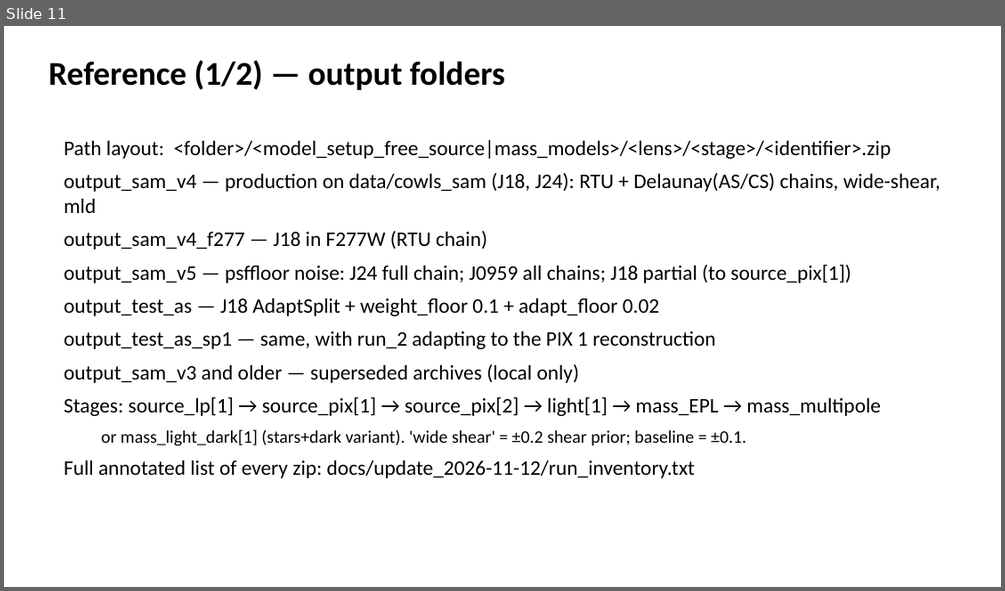
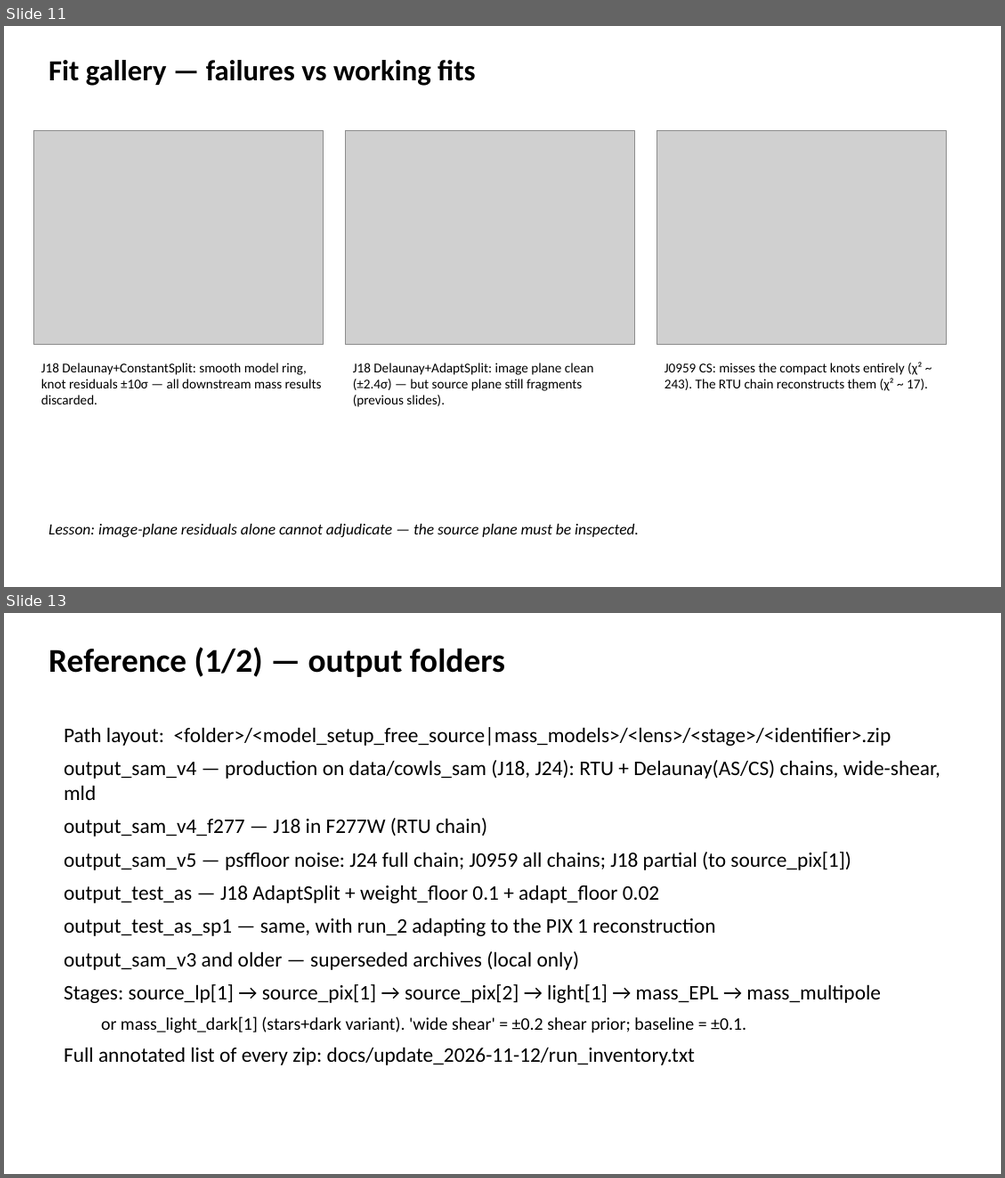
Before and after one commit to gravlensingcuhk/PyAutoLens-Project, a slide deck: docs/update_2026-11-12/cowls_status_2026-11-12.pptx. Shown one above the other, each under a label of ours: slide 11 before the commit, slides 11 and 13 after it; the slides between them are not shown. The pictures are 1005x591 and 1005x1178 pixels, drawn with LibreOffice and Linux fonts; fonts in the diff are those of the drawing; grey boxes stand for pictures. Boxes give left, top, right and bottom in pixels: in the first picture for what was removed or moved away, otherwise in the second. Text is boxed around its words. In the diff, an @@ line names an element or a change of style, - is before the commit and + after.

```diff
--- a/docs/update_2026-11-12/cowls_status_2026-11-12.pptx
+++ b/docs/update_2026-11-12/cowls_status_2026-11-12.pptx
@@ slide 11 added at box(4, 26, 1001, 587), background #FFFFFF @@
@@ text added at box(48, 60, 475, 86), 28 pt, text #000000, bold @@
+Fit gallery — failures vs working fits
@@ picture added at box(34, 131, 324, 345) @@
@@ picture added at box(346, 131, 635, 344) @@
@@ picture added at box(657, 131, 947, 344) @@
@@ text added at box(41, 362, 322, 404), 13 pt, text #000000 @@
+J18 Delaunay+ConstantSplit: smooth model ring, knot residuals ±10σ — all downstream mass results discarded.
@@ text added at box(353, 362, 594, 407), 13 pt, text #000000 @@
+J18 Delaunay+AdaptSplit: image plane clean (±2.4σ) — but source plane still fragments (previous slides).
@@ text added at box(664, 362, 928, 391), 13 pt, text #000000 @@
+J0959 CS: misses the compact knots entirely (χ² ~ 243). The RTU chain reconstructs them (χ² ~ 17).
@@ text added at box(48, 524, 639, 537), 15 pt, text #000000, italic @@
+Lesson: image-plane residuals alone cannot adjudicate — the source plane must be inspected.
@@ what was slide 11 is now slide 13 @@
```
Also in this commit, not shown: 3 slides changed, 1 other slide added, 5 other files.
